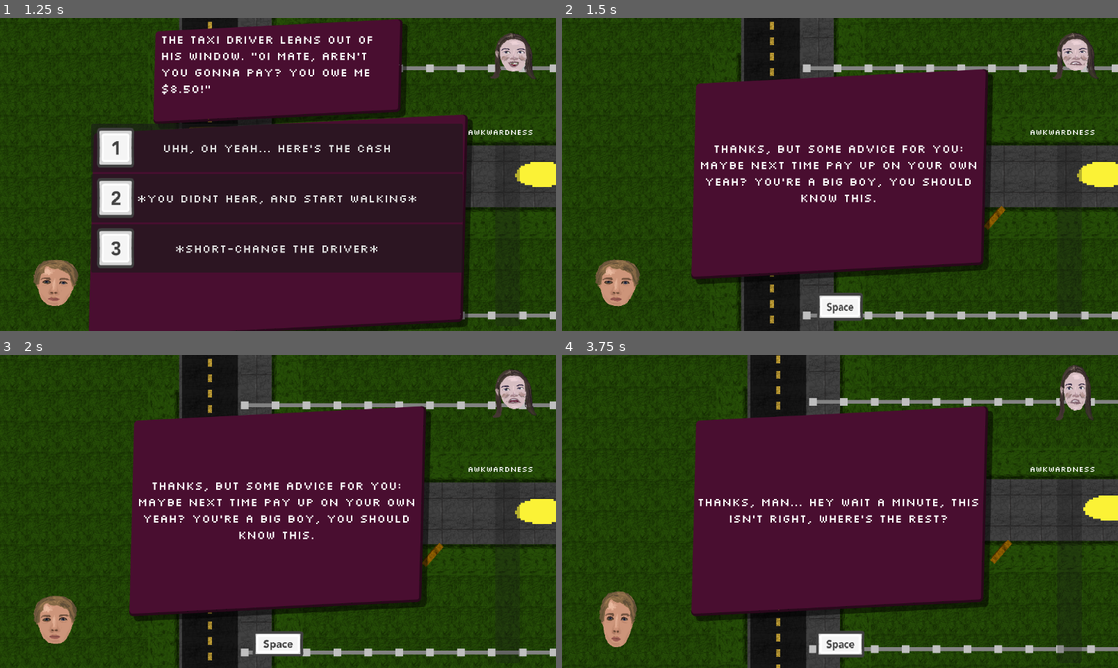
Above: before the commit, frames 1-4 (two rows, left to right).
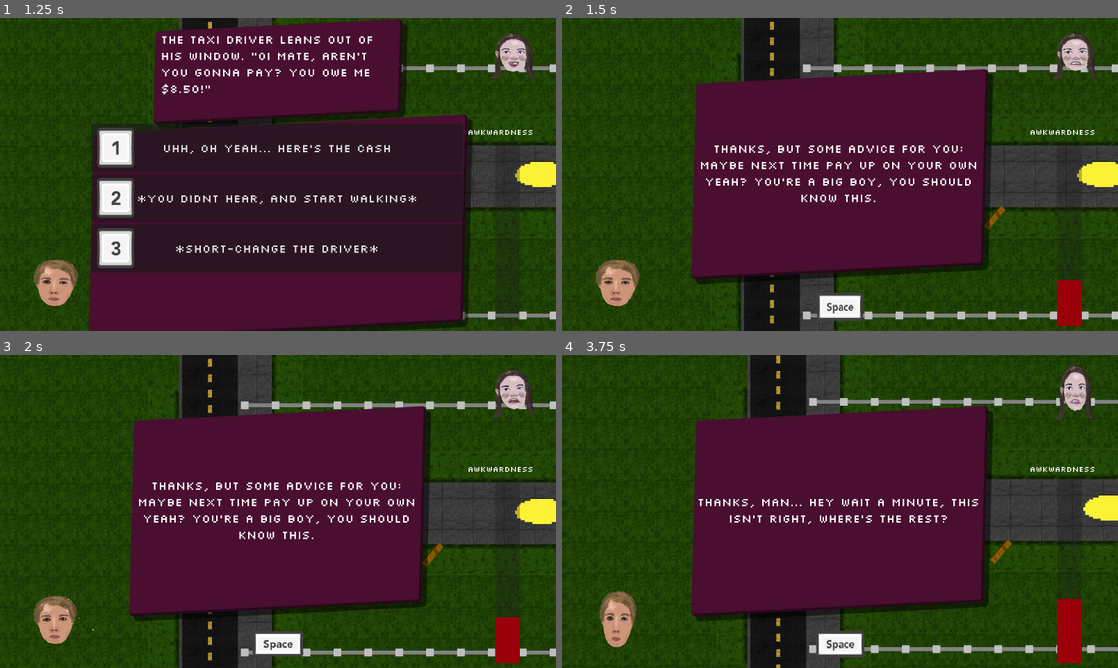
Above: after the commit, the same moments.

Repository: Jibby-Games/PizzaJam11
Game: Godot game, scene res://menu/intro.tscn
Two runs of this game, one before a commit and one after it. Both use one fixed random seed, a clock stepped at 60 frames per second and the inputs below.
Inputs (mouse positions are in pixels of both pictures, inside the frame that each line leads up to):
- Up to frame 1 (1.25 s): tap Enter (ui_accept) at 0.5, 0.77 s; move the mouse to (400, 158) at 0.52 s; press the mouse at (400, 158) at 0.53 s; hold D (right) from 0.53 s (still down)
- Up to frame 2 (1.5 s): release D (right) at 1.25 s; release the mouse at (962, 158) at 1.25 s; click "Uhh, oh yeah... here's the ca…" at 1.25 s
- Up to frame 3 (2 s): no input
- Up to frame 4 (3.75 s): move the mouse to (728, 527) at 2.02 s; hold S (down) 2.03-2.78 s; click (728, 527) at 2.1 s; tap Enter (ui_accept) at 2.27 s; tap R (restart) at 2.75 s; move the mouse to (895, 442) at 2.77 s; press the mouse at (895, 442) at 2.78 s; hold D (right) 2.78-3.5 s; release the mouse at (895, 442) at 3.5 s; click "*Short-change the driver*" at 3.5 s

Frame 1 is identical in both runs. In frame 2, 0.7% of the frame differs, in the area x 89-94%, y 83-99%; in frame 3, 0.7%; in frame 4, 0.9%, in the area x 8-94%, y 75-99%.

Commit message:
fix: update awkwardness instantly for choices

Diff:
--- a/ui/ui.gd
+++ b/ui/ui.gd
@@ -54,6 +54,7 @@
 
 func add_awkwardness(value: int) -> void:
 	player.current_embarrassment += value
+	update_awkwardness(player.current_embarrassment)
 
 
 func set_level_name(text: String) -> void:
